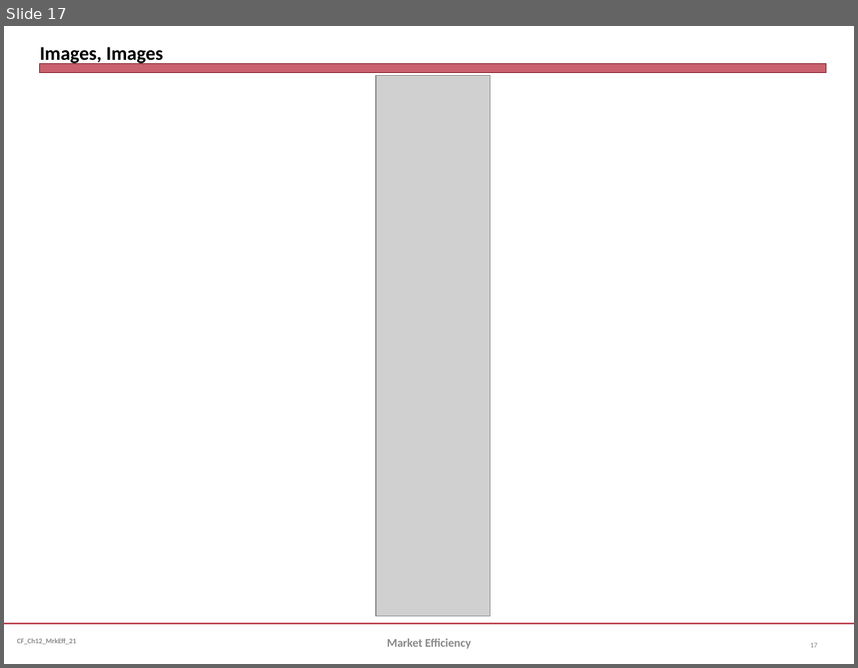
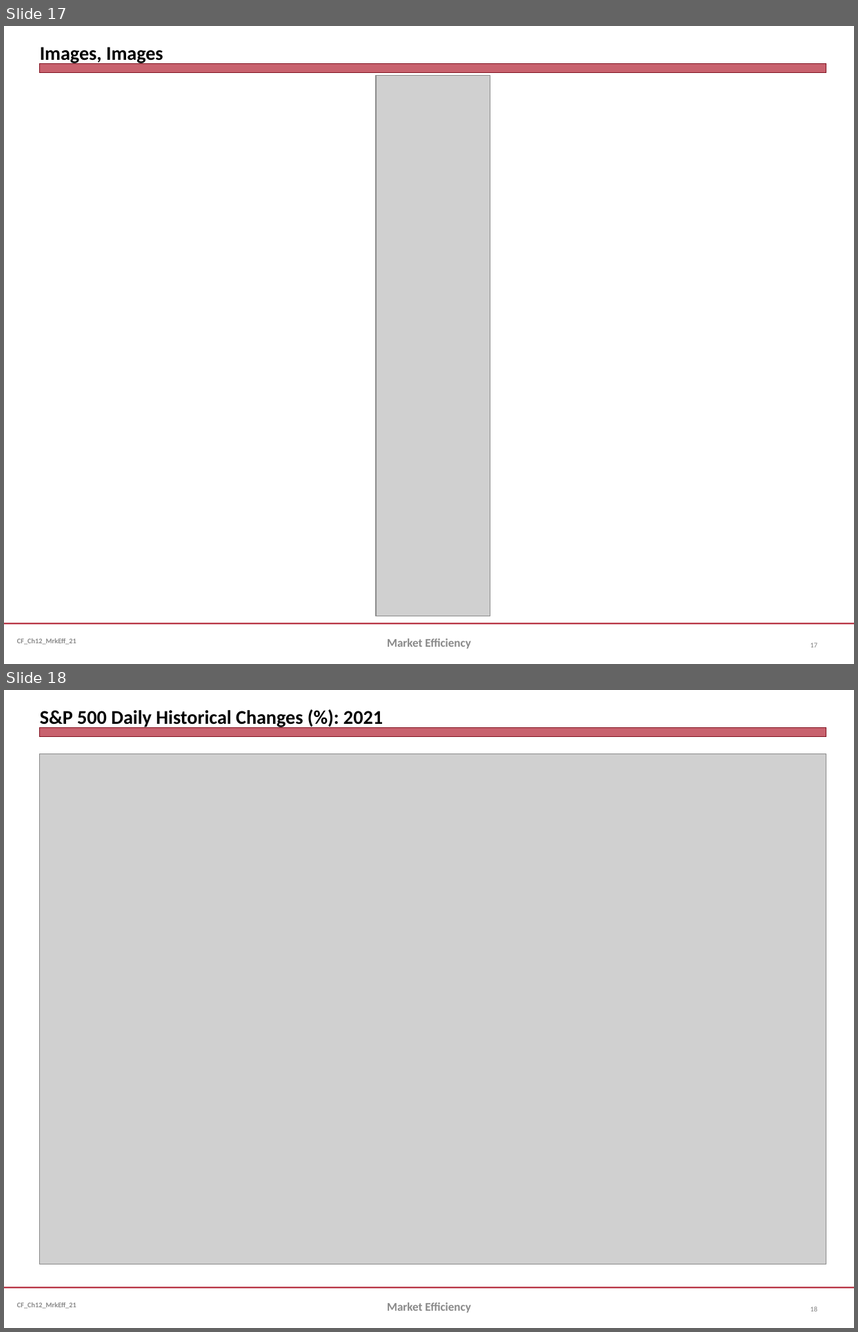
Before and after one commit to jmc877/Corporate-Finance, a slide deck: slides/CF_Ch12_MrkEff_21.pptx. Shown one above the other, each under a label of ours: slide 17 before the commit, slides 17 and 18 after it. The pictures are 858x668 and 858x1332 pixels, drawn with LibreOffice and Linux fonts; fonts in the diff are those of the drawing; grey boxes stand for pictures. Boxes give left, top, right and bottom in pixels: in the first picture for what was removed or moved away, otherwise in the second. Text is boxed around its words. In the diff, an @@ line names an element or a change of style, - is before the commit and + after.

```diff
--- a/slides/CF_Ch12_MrkEff_21.pptx
+++ b/slides/CF_Ch12_MrkEff_21.pptx
@@ slide 18 added at (4,690,854,1328), background #FFFFFF; not listed: 3 template elements that a slide beside it also shows @@
@@ title added at (40,710,383,728), 16.5 pt, text #000000, bold @@
+S&P 500 Daily Historical Changes (%): 2021
@@ picture added at (40,753,826,1264) @@
@@ text added at (387,1302,470,1312), 10 pt, text #898989, bold @@
+Market Efficiency
@@ page number added at (811,1306,818,1311), 6 pt, text #808080 @@
+18
```
Also in this commit, not shown: 5 slides changed, 1 slide removed, 4 other files.
